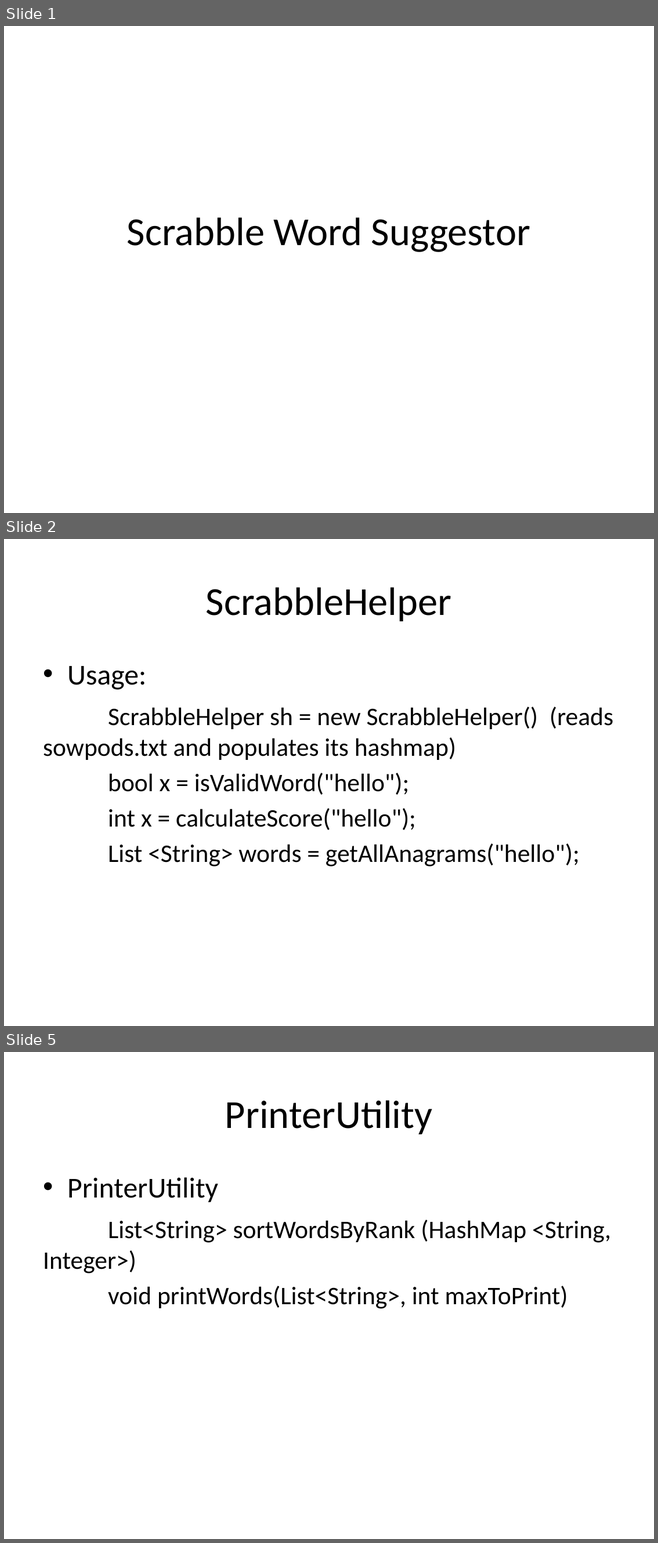
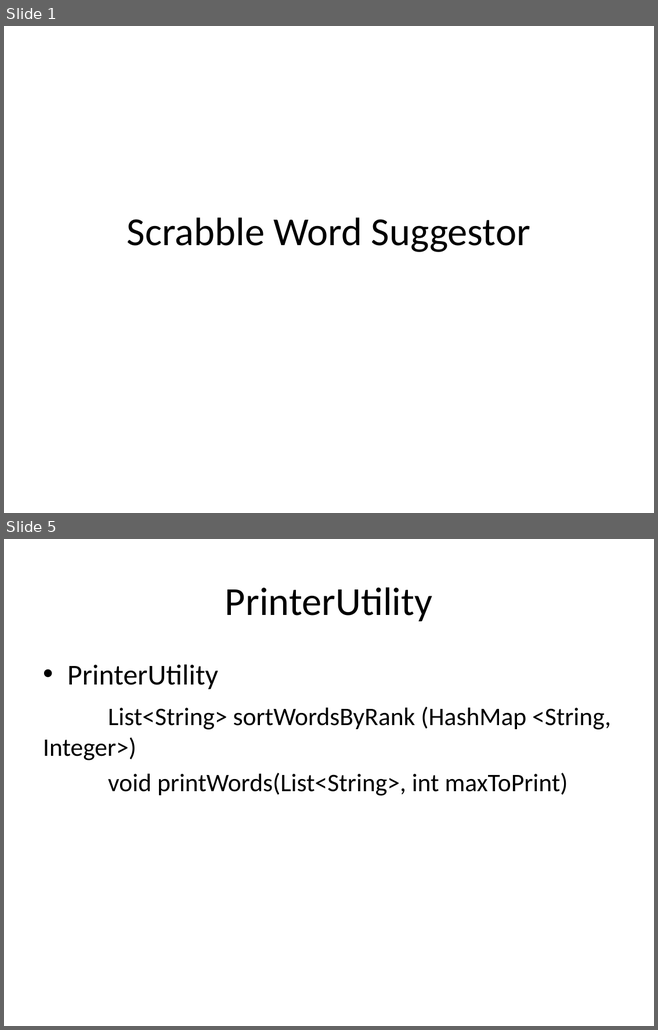
Before and after one commit to apoorvumang/Scrabble, a slide deck: Scrabble Word Suggestor.pptx. Shown one above the other, each under a label of ours: slides 1, 2 and 5 before the commit, slides 1 and 5 after it; the slides between them are not shown. The pictures are 658x1543 and 658x1030 pixels, drawn with LibreOffice and Linux fonts; fonts in the diff are those of the drawing. Boxes give left, top, right and bottom in pixels: in the first picture for what was removed or moved away, otherwise in the second. Text is boxed around its words. In the diff, an @@ line names an element or a change of style, - is before the commit and + after.

```diff
--- a/Scrabble Word Suggestor.pptx
+++ b/Scrabble Word Suggestor.pptx
@@ slide 2 removed at bbox=[4, 539, 654, 1026], background #FFFFFF @@
@@ title removed at bbox=[206, 587, 451, 621] @@
-ScrabbleHelper
@@ text removed at bbox=[43, 666, 613, 867] @@
-• Usage:
-ScrabbleHelper sh = new ScrabbleHelper() (reads sowpods.txt and populates its hashmap)
-bool x = isValidWord("hello");
-int x = calculateScore("hello");
-List <String> words = getAllAnagrams("hello");
```
Also in this commit, not shown: 2 slides changed, 2 slides added, 8 other files.
